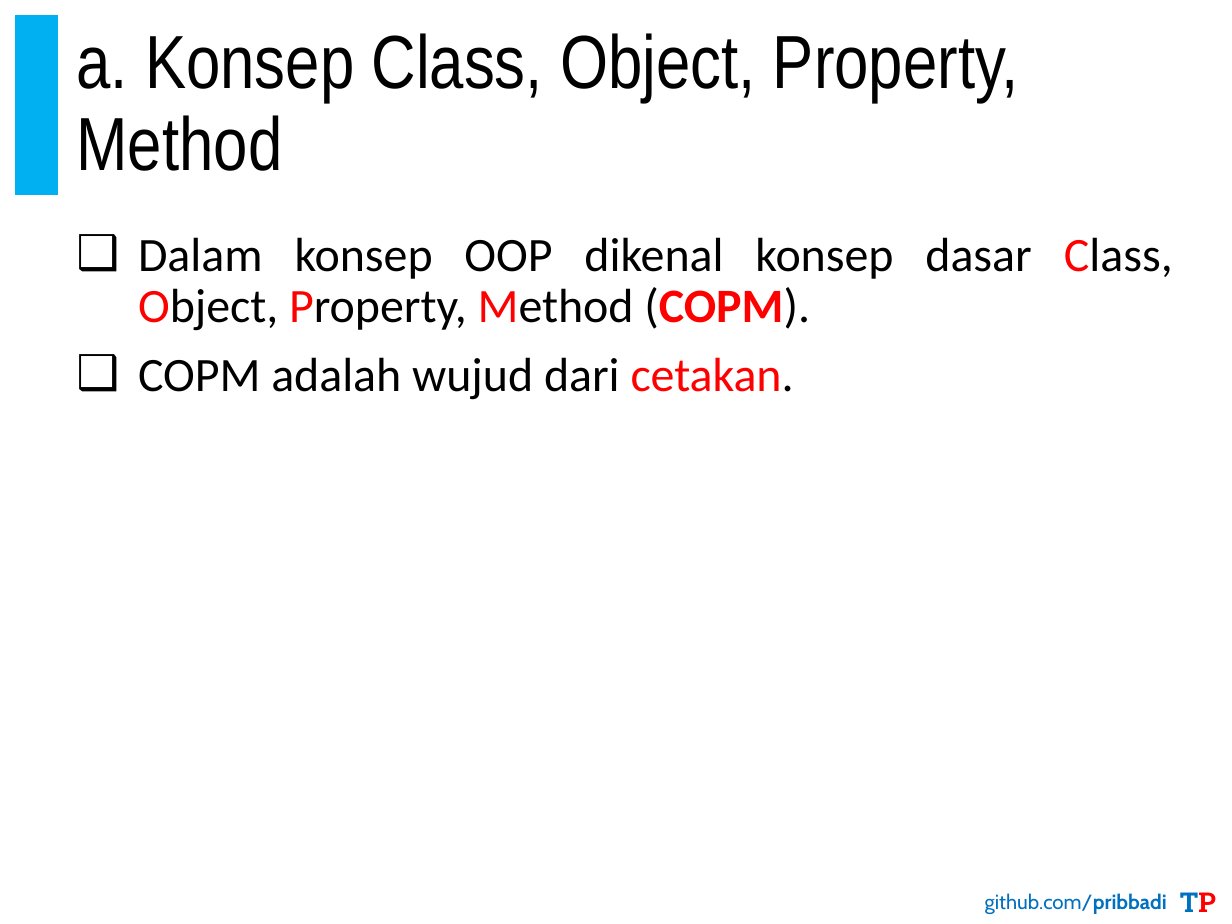
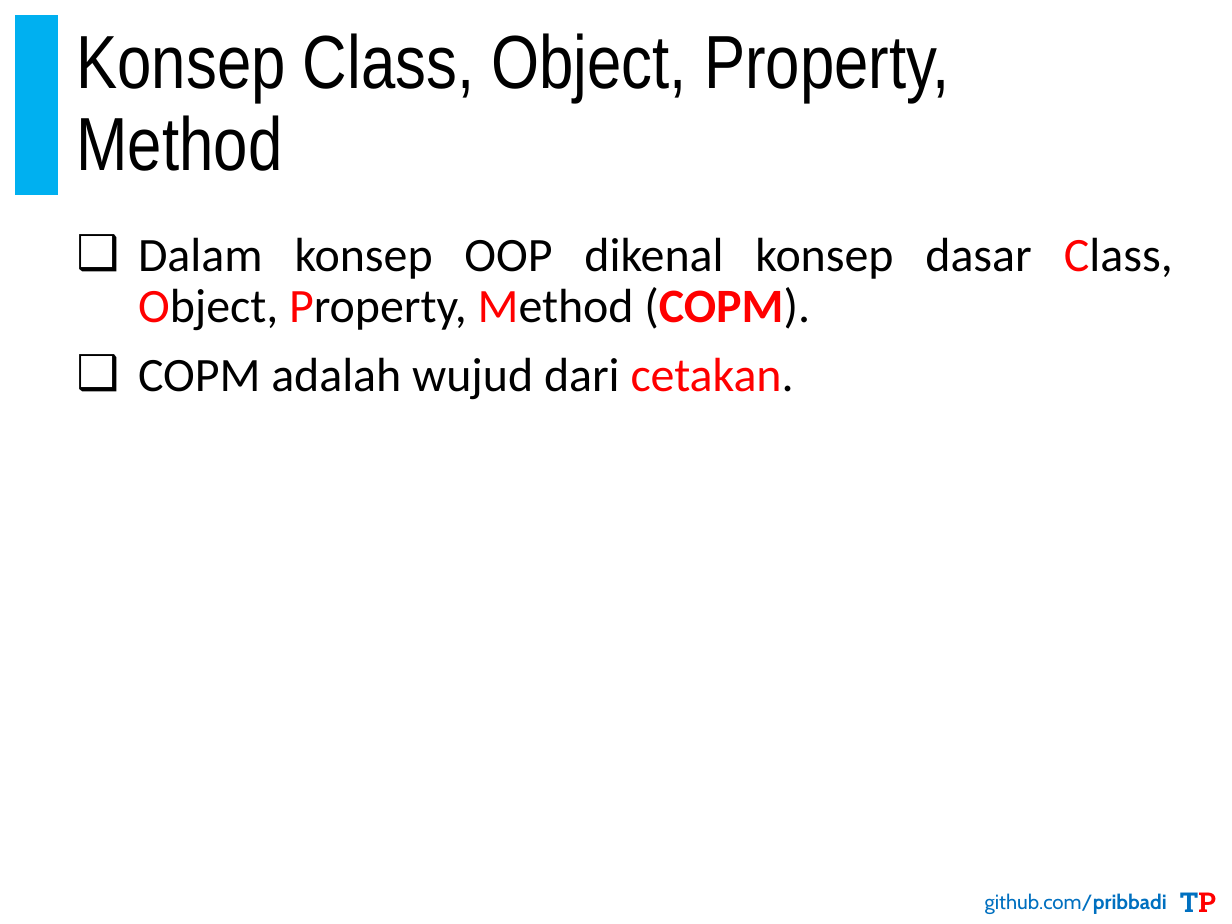
Before and after one commit to pribbadi/PBO-TI20192020-3-4, a slide deck: slide 5 of 1. Bahan Ajar/PribadiTeguh-PBO-TI20192020-3-4-03.Pengenalan Pemrograman PBO.pptx. Drawn at 1232x924 pixels with LibreOffice and Linux fonts; fonts in the diff are those of the drawing. Boxes give left, top, right and bottom in pixels: in the first picture for what was removed or moved away, otherwise in the second. Text is boxed around its words. In the diff, an @@ line names an element or a change of style, - is before the commit and + after.

```diff
--- a/1. Bahan Ajar/PribadiTeguh-PBO-TI20192020-3-4-03.Pengenalan Pemrograman PBO.pptx
+++ b/1. Bahan Ajar/PribadiTeguh-PBO-TI20192020-3-4-03.Pengenalan Pemrograman PBO.pptx
@@ title at box(76, 33, 950, 171): text changed @@
-a. Konsep Class, Object, Property, Method
+Konsep Class, Object, Property, Method
```
Also in this commit, not shown: 6 other slides changed, 4 slides added, 13 slides removed, 43 other files.
